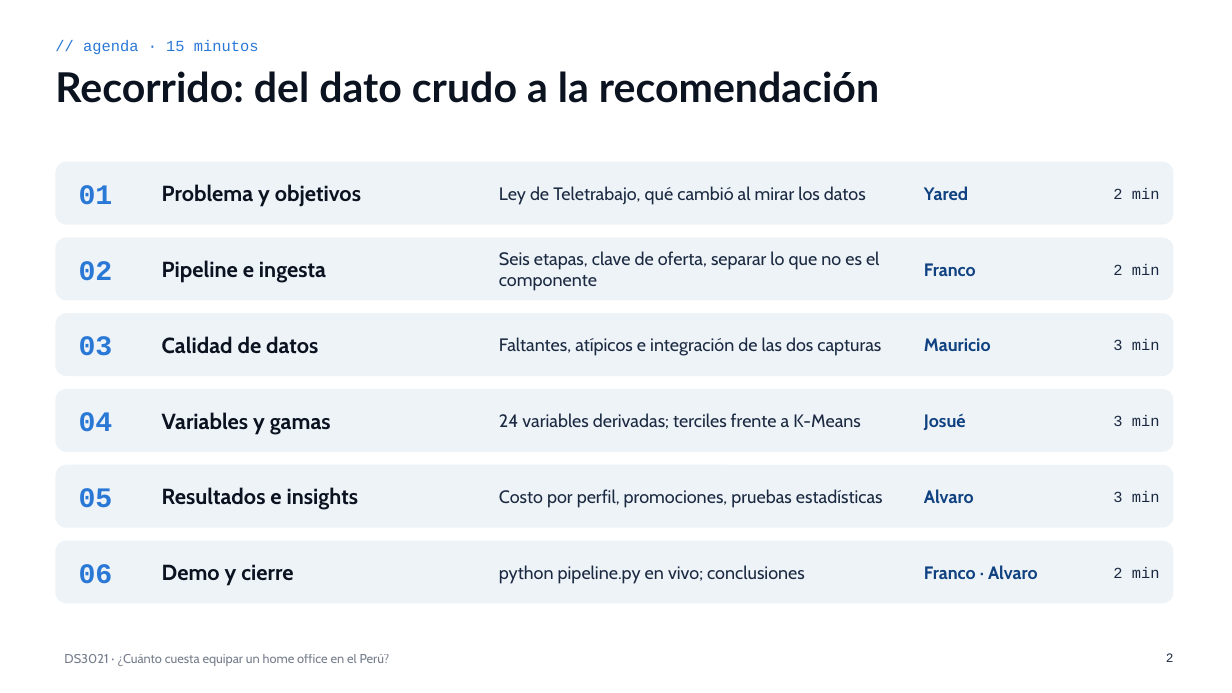
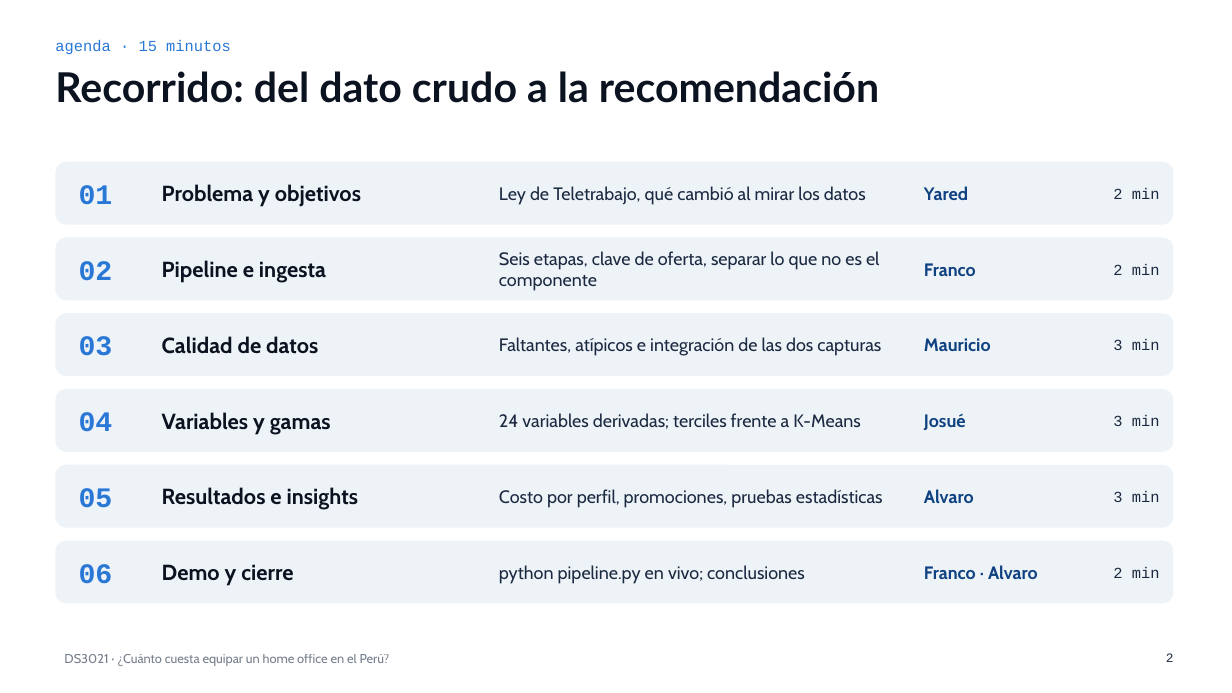
Before and after one commit to josueroc/proyectoacd_mercadolibre, a slide deck: slide 2 of docs/parte_2/presentacion/Presentacion_Parte_II_DS3021.pptx. Drawn at 1232x693 pixels with LibreOffice and Linux fonts; fonts in the diff are those of the drawing. Boxes give left, top, right and bottom in pixels: in the first picture for what was removed or moved away, otherwise in the second. Text is boxed around its words. In the diff, an @@ line names an element or a change of style, - is before the commit and + after.

```diff
--- a/docs/parte_2/presentacion/Presentacion_Parte_II_DS3021.pptx
+++ b/docs/parte_2/presentacion/Presentacion_Parte_II_DS3021.pptx
@@ text at box(55, 40, 231, 54): text changed @@
-// agenda · 15 minutos
+agenda · 15 minutos
```
Also in this commit, not shown: 21 other slides changed, 1 other file.
